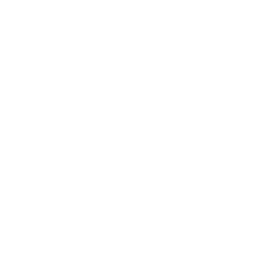
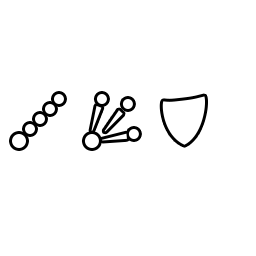
Two versions of the same layered image (w=256, h=256). Layer-by-layer changes:
added layer "Shield" above "Rektangel 1 kopiera 2" over [12, 94, 205, 148]
